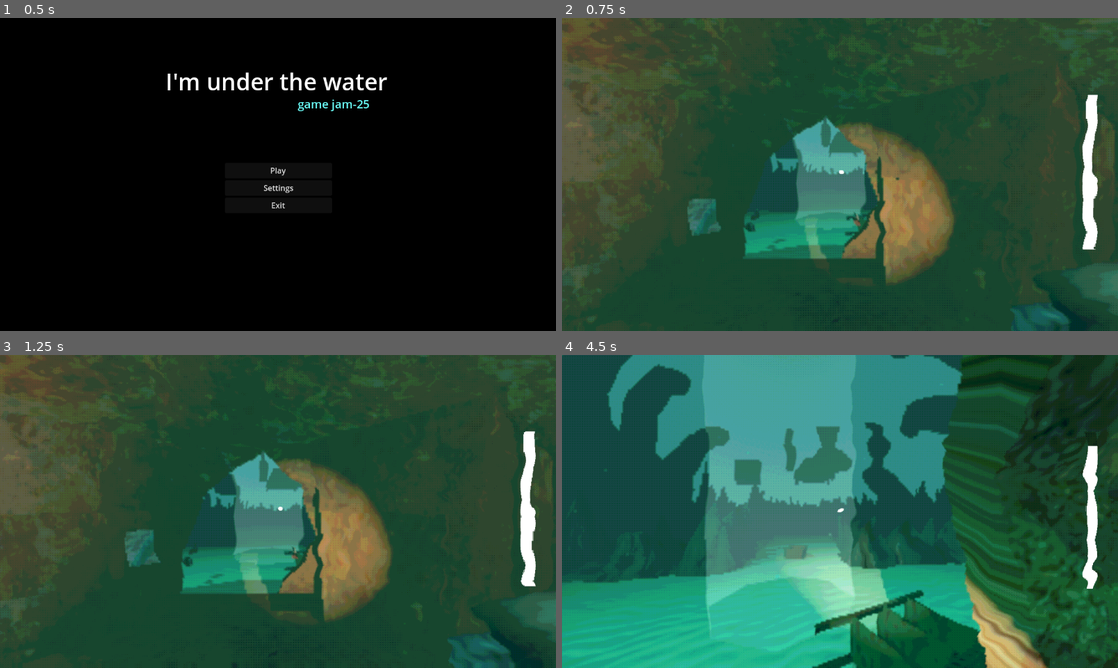
Above: before the commit, frames 1-4 (two rows, left to right).
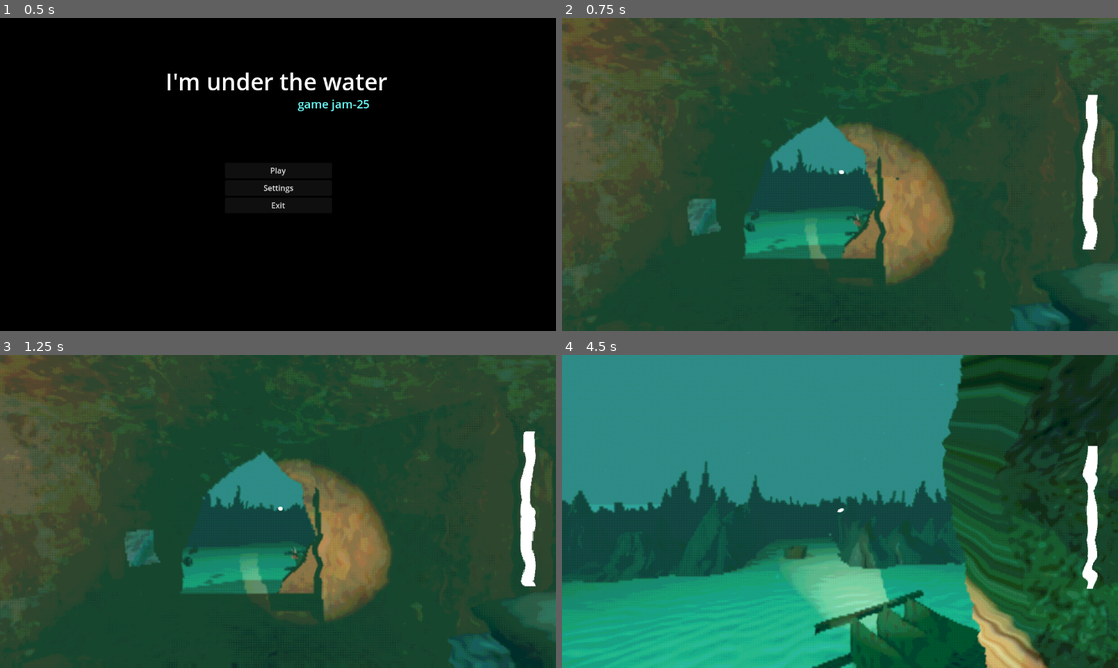
Above: after the commit, the same moments.

Repository: useronym/BubbleGameJam
Game: Godot game, scene res://scenes/mainMenu.tscn
Two runs of this game, one before a commit and one after it. Both use one fixed random seed, a clock stepped at 60 frames per second and the inputs below.
Inputs (mouse positions are in pixels of both pictures, inside the frame that each line leads up to):
- Up to frame 1 (0.5 s): no input
- Up to frame 2 (0.75 s): click "Play" at 0.5 s
- Up to frame 3 (1.25 s): no input
- Up to frame 4 (4.5 s): tap Enter at 1.25 s; move the mouse to (867, 511) at 1.27 s; hold W (up) from 1.28 s (still down); tap E (interact) every 0.75 s from 1.35 to 4.35 s; move the mouse to (812, 511) at 2.02 s; move the mouse to (851, 505) at 2.77 s; move the mouse to (834, 517) at 3.52 s; move the mouse to (878, 514) at 4.27 s

Frame 1 is identical in both runs. In frame 2, 3.2% of the frame differs, in the area x 38-55%, y 31-67%; in frame 3, 3.2%; in frame 4, 26%, in the area x 0-73%, y 0-90%.

Commit message:
Add ending conditions

Diff:
--- a/main.tscn
+++ b/main.tscn
@@ -180,7 +180,7 @@
 transform = Transform3D(1, 0, 0, 0, 1, 0, 0, 0, 1, 0, 0, -5.78072)
 
 [node name="ItemSuit" parent="ItemsManager" instance=ExtResource("15_3d437")]
-transform = Transform3D(-0.922215, 0, 0.386679, 0, 1, 0, -0.386679, 0, -0.922215, -15.784, -1.90735e-06, -23.5955)
+transform = Transform3D(-0.922215, 0, 0.386679, 0, 1, 0, -0.386679, 0, -0.922215, -15.5378, -1.90735e-06, -23.5199)
 
 [node name="ItemHelmet" parent="ItemsManager" instance=ExtResource("15_pxotq")]
 transform = Transform3D(0.82268, 0.511264, -0.248609, -1.23356e-08, 0.437304, 0.899314, 0.568504, -0.739848, 0.359761, -5.59826, 0, -44.568)
@@ -189,6 +189,7 @@
 transform = Transform3D(-0.149777, 0.496719, -0.85489, 0, 0.864643, 0.502386, 0.98872, 0.0752459, -0.129504, 15.8021, 0, -25.6778)
 
 [node name="Audio" type="Node3D" parent="."]
+unique_name_in_owner = true
 
 [node name="Background F" type="AudioStreamPlayer" parent="Audio"]
 stream = ExtResource("15_0f3oo")
@@ -196,39 +197,43 @@
 script = SubResource("GDScript_u8s5s")
 
 [node name="Harmony 1" type="AudioStreamPlayer3D" parent="Audio"]
-transform = Transform3D(1, 0, 0, 0, 1, 0, 0, 0, 1, 6.73963, 0, -53.1486)
+transform = Transform3D(1, 0, 0, 0, 1, 0, 0, 0, 1, 15.8435, 2.38419e-07, -31.4771)
 stream = ExtResource("19_xrs77")
 volume_db = -12.0
 unit_size = 1.0
+max_db = -3.0
 autoplay = true
 
 [node name="Harmony 2" type="AudioStreamPlayer3D" parent="Audio"]
-transform = Transform3D(1, 0, 0, 0, 1, 0, 0, 0, 1, 26.1999, 0, -30.2605)
+transform = Transform3D(1, 0, 0, 0, 1, 0, 0, 0, 1, 5.38167, 0, -50.393)
 stream = ExtResource("20_2qe0c")
 volume_db = -12.0
 unit_size = 1.0
+max_db = -3.0
 autoplay = true
 
 [node name="Harmony 3" type="AudioStreamPlayer3D" parent="Audio"]
-transform = Transform3D(1, 0, 0, 0, 1, 0, 0, 0, 1, -18.1748, 0, -27.6709)
+transform = Transform3D(1, 0, 0, 0, 1, 0, 0, 0, 1, -15.7967, 0, -29.0803)
 stream = ExtResource("21_r51fk")
 volume_db = -18.0
 unit_size = 1.0
+max_db = -3.0
 autoplay = true
 
 [node name="Harmony 4" type="AudioStreamPlayer3D" parent="Audio"]
-transform = Transform3D(1, 0, 0, 0, 1, 0, 0, 0, 1, -5.23484, 0.578111, -51.0287)
+transform = Transform3D(1, 0, 0, 0, 1, 0, 0, 0, 1, -5.41042, 0.578111, -50.603)
 stream = ExtResource("22_q7mg7")
 volume_db = -6.0
-unit_size = 2.5
+unit_size = 6.0
+max_db = -6.0
 autoplay = true
 
 [node name="Rythm" type="AudioStreamPlayer3D" parent="Audio"]
 transform = Transform3D(1, 0, 0, 0, 1, 0, 0, 0, 1, 0, 0, 3.31192)
+visible = false
 stream = ExtResource("22_5dyo7")
 volume_db = -12.0
 unit_size = 7.0
-autoplay = true
 panning_strength = 3.0
 
 [node name="Notes" type="Node3D" parent="."]
@@ -265,6 +270,8 @@
 transform = Transform3D(1, 0, 0, 0, 1, 0, 0, 0, 1, 0, 0, -5.79018)
 
 [node name="EndingModels" type="Node3D" parent="."]
+unique_name_in_owner = true
+visible = false
 
 [node name="hand1" parent="EndingModels" instance=ExtResource("29_itkr2")]
 transform = Transform3D(-0.258819, 0, 0.965926, 0, 1, 0, -0.965926, 0, -0.258819, 13, -1, -6.73205)
--- a/scenes/ending/ending_area.gd
+++ b/scenes/ending/ending_area.gd
@@ -3,15 +3,13 @@
 signal ending_started(lift_center)
 
 @onready var area_3d = $EndingTriggerArea
-@onready var lift = $LiftToJesus
 
 # Called when the node enters the scene tree for the first time.
 func _ready():
-	_on_all_items_collected()
 	%ItemsManager.all_items_collected.connect(_on_all_items_collected)
 
-
 func _on_all_items_collected():
+	$beamLight.visible = true
 	area_3d.monitoring = true
 
 func _on_ending_trigger_area_body_entered(body):
--- a/scenes/ending/ending_area.tscn
+++ b/scenes/ending/ending_area.tscn
@@ -20,5 +20,6 @@
 
 [node name="beamLight" parent="." instance=ExtResource("3_fh3ab")]
 transform = Transform3D(1, 0, 0, 0, 0.600999, 0, 0, 0, 1, 0, 0.064564, 0)
+visible = false
 
 [connection signal="body_entered" from="EndingTriggerArea" to="." method="_on_ending_trigger_area_body_entered"]
--- a/scenes/item/item_suit.tscn
+++ b/scenes/item/item_suit.tscn
@@ -1,10 +1,13 @@
-[gd_scene load_steps=3 format=3 uid="uid://8ctxyxkkmgeo"]
+[gd_scene load_steps=3 format=3 uid="uid://b7r1ktkjyop6m"]
 
 [ext_resource type="PackedScene" uid="uid://bk2mg2c1lcykf" path="res://scenes/item/item.tscn" id="1_syu5k"]
 [ext_resource type="PackedScene" uid="uid://22ivwqdc0xg6" path="res://environment/suit/collectable_suit.fbx" id="2_wikrj"]
 
 [node name="Item" instance=ExtResource("1_syu5k")]
 
+[node name="Area3D" parent="." index="0"]
+InteractText = "Press [E] to interact"
+
 [node name="collectable_suit" parent="Area3D/CollisionShape3D" index="0" instance=ExtResource("2_wikrj")]
 transform = Transform3D(1.5, 0, 0, 0, 1.5, 0, 0, 0, 1.5, 0, -0.478955, 0)
 
--- a/scenes/item/items_manager.gd
+++ b/scenes/item/items_manager.gd
@@ -9,14 +9,17 @@
 # Called when the node enters the scene tree for the first time.
 func _ready():
 	for child in get_children():
-		if child.has_signal('item_collected'):
-			child.item_collected.connect(_on_item_collected)
+		var area3d = child.get_child(0)
+		if area3d.has_signal('item_collected'):
+			area3d.item_collected.connect(_on_item_collected)
 
-# Called every frame. 'delta' is the elapsed time since the previous frame.
-func _process(delta):
-	pass
+func turn_off_the_sounds():
+	for child in %Audio.get_children():
+		child.stop()
 
 func _on_item_collected():
 	items_collected = items_collected + 1;
 	if items_collected >= TOTAL_ITEMS:
+		%EndingModels.visible = true
+		turn_off_the_sounds()
 		all_items_collected.emit()
--- a/scenes/player.gd
+++ b/scenes/player.gd
@@ -28,7 +28,7 @@
 
 const MAX_AIR_CAPACITY := 100
 const MIN_AIR_CAPACITY := 0
-const DECREMENT_AIR_CAPACITY_VALUE_SECOND = 2.5
+var DECREMENT_AIR_CAPACITY_VALUE_SECOND = 2.5
 const INCREMENT_AIR_CAPACITY_VALUE = 50
 
 var is_accending = false
@@ -174,10 +174,10 @@
 	pass # Replace with function body.
 
 func _on_ending_started(center):
-	#position.x = center.x
-	#position.y = center.y
 	lift_center = center
 	is_moving_to_the_beam_center = true
 	inputEnabled = false
+	DECREMENT_AIR_CAPACITY_VALUE_SECOND = 0
+	$WalkingAudio.stop()
 
 #endregion
Not shown: 1 places in main.tscn that only renumber resources
